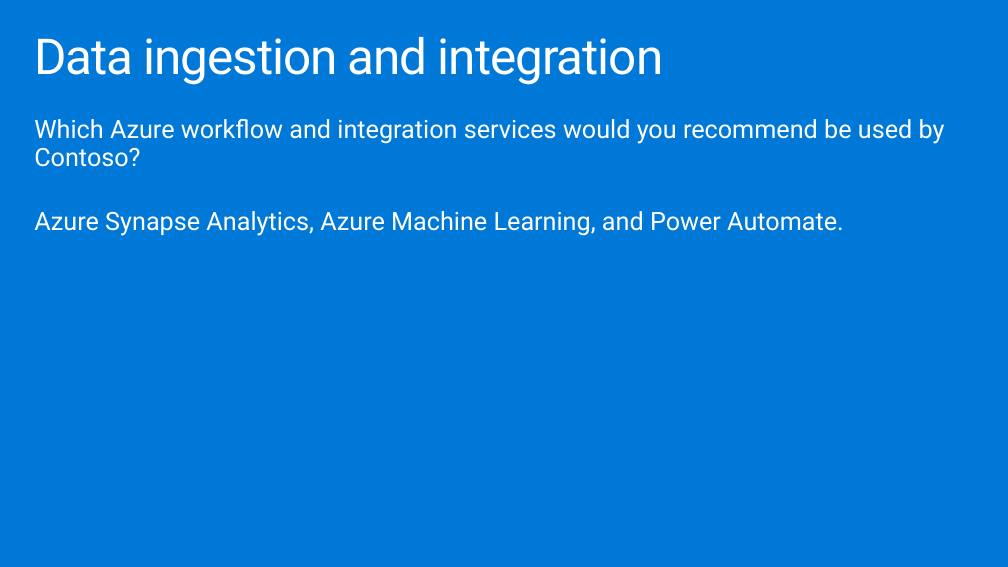
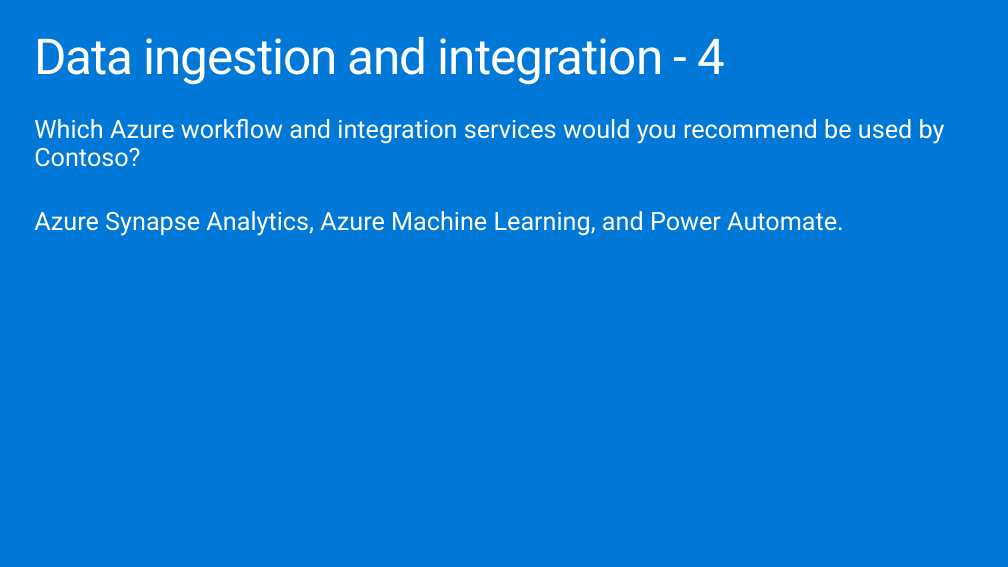
Before and after one commit to technofocus-pte/SAP-plus-extend-and-innovate-with-Data-and-AI, a slide deck: slide 19 of Whiteboard design session/WDS trainer presentation - SAP plus extend and innovate with Data and AI.pptx. Drawn at 1008x567 pixels with LibreOffice and Linux fonts; fonts in the diff are those of the drawing. Boxes give left, top, right and bottom in pixels: in the first picture for what was removed or moved away, otherwise in the second. Text is boxed around its words. In the diff, an @@ line names an element or a change of style, - is before the commit and + after.

```diff
--- a/Whiteboard design session/WDS trainer presentation - SAP plus extend and innovate with Data and AI.pptx
+++ b/Whiteboard design session/WDS trainer presentation - SAP plus extend and innovate with Data and AI.pptx
@@ title at box(34, 37, 725, 85): text changed @@
-Data ingestion and integration
+Data ingestion and integration - 4
```
Also in this commit, not shown: 11 other slides changed, 18 other files.
